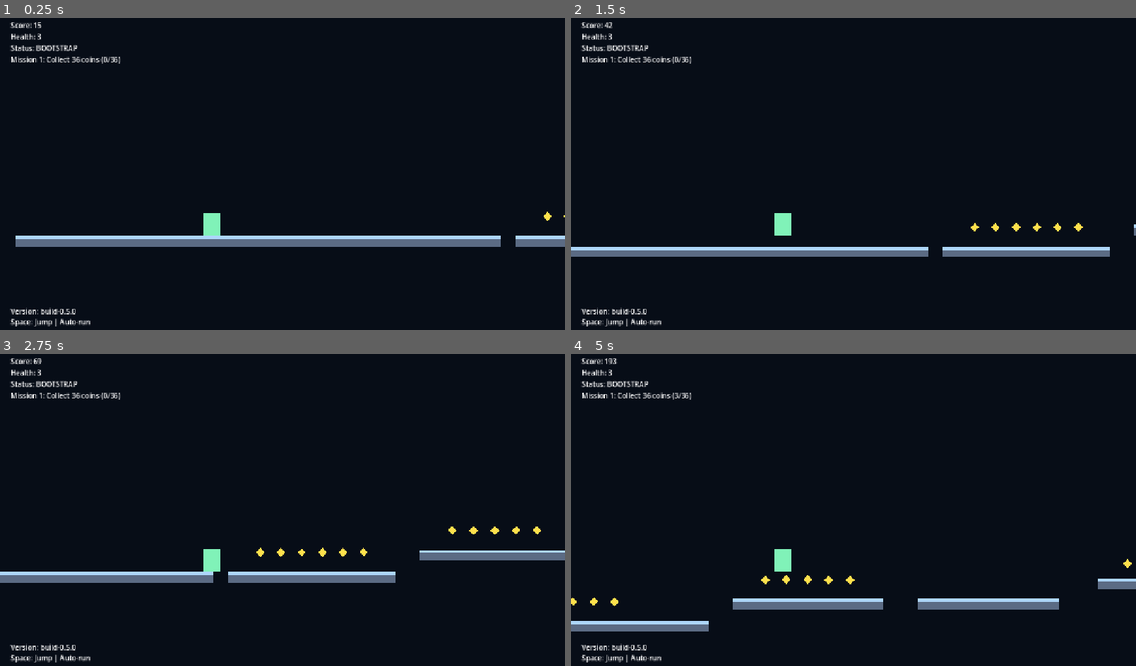
Above: before the commit, frames 1-4 (two rows, left to right).
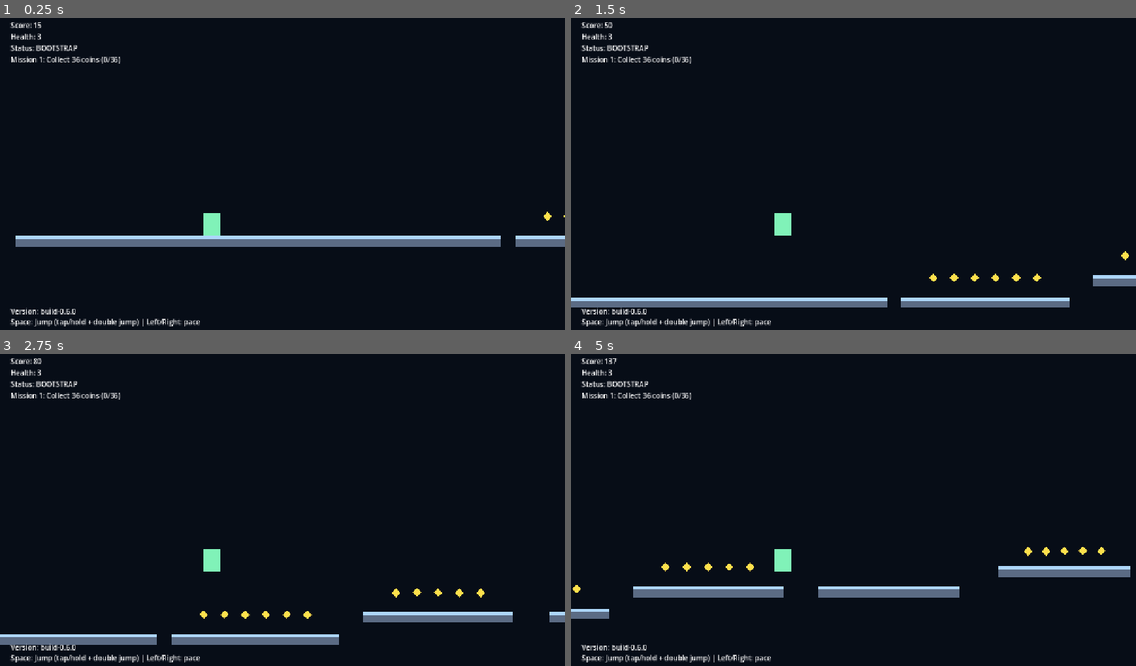
Above: after the commit, the same moments.

Repository: DKE-DEV-33/Endless-Runner-Redux
Game: Godot game, scene res://scenes/Main.tscn
Two runs of this game, one before a commit and one after it. Both use one fixed random seed, a clock stepped at 60 frames per second and the inputs below.
Inputs:
- Up to frame 1 (0.25 s): no input
- Up to frame 2 (1.5 s): hold Space (jump) 0.53-1.28 s; hold Right (ui_right) from 0.53 s (still down); tap Space (jump) at 1.35 s
- Up to frame 3 (2.75 s): tap Space (jump) at 1.52, 1.82 s; release Right (ui_right) at 2.03 s; hold Left (ui_left) from 2.03 s (still down); hold Space (jump) from 2.03 s (still down)
- Up to frame 4 (5 s): release Left (ui_left) at 2.78 s; release Space (jump) at 2.78 s; hold Right (ui_right) 2.78-4.28 s; tap Space (jump) at 2.85, 3.02, 3.32, 4.35, 4.52, 4.82 s; hold Space (jump) 3.53-4.28 s; hold Left (ui_left) from 4.28 s (still down)

The runs differ from the first frame. In frame 1, 0.4% of the frame differs, in the area x 9-36%, y 93-99%; in frame 2, 6.6%; in frame 3, 7.0%, in the area x 0-100%, y 1-99%; in frame 4, 6.7%.

Commit message:
Add pace control, double jump, and tap-vs-hold jump behavior

Diff:
--- a/scenes/Main.tscn
+++ b/scenes/Main.tscn
@@ -62,11 +62,11 @@
 offset_top = 690.0
 offset_right = 800.0
 offset_bottom = 718.0
-text = "Space: Jump | Auto-run"
+text = "Space: Jump (tap/hold + double jump) | Left/Right: pace"
 
 [node name="VersionLabel" type="Label" parent="CanvasLayer"]
 offset_left = 24.0
 offset_top = 666.0
 offset_right = 500.0
 offset_bottom = 694.0
-text = "Version: build-0.5.0"
+text = "Version: build-0.6.0"
--- a/scripts/main.gd
+++ b/scripts/main.gd
@@ -1,5 +1,5 @@
 extends Node2D
-const BUILD_VERSION: String = "build-0.5.0"
+const BUILD_VERSION: String = "build-0.6.0"
 
 const PLATFORM_THICKNESS: float = 24.0
 const PLAYER_AHEAD_SPAWN: float = 1650.0
@@ -66,7 +66,7 @@
 	health_label.text = "Health: %d" % health
 	status_label.text = "Status: BOOTSTRAP"
 	mission_label.text = _mission_text()
-	info_label.text = "Space: Jump | Auto-run"
+	info_label.text = "Space: Jump (tap/hold + double jump) | Left/Right: pace"
 	version_label.text = "Version: %s" % BUILD_VERSION
 
 func _process(delta: float) -> void:
@@ -349,7 +349,7 @@
 			mission_target = mini(130, 35 + (mission_tier * 10))
 		MissionType.NO_HIT_DISTANCE:
 			mission_target = mini(5200, 900 + (mission_tier * 420))
-	info_label.text = "Mission %d live | Space: Jump | Auto-run" % mission_tier
+	info_label.text = "Mission %d live | Space: jump skills | Left/Right: pace" % mission_tier
 
 func _update_mission_progress() -> void:
 	if mission_completed:
--- a/scripts/player.gd
+++ b/scripts/player.gd
@@ -1,23 +1,43 @@
 extends CharacterBody2D
 
-const RUN_SPEED := 260.0
+const BASE_RUN_SPEED := 260.0
+const MIN_RUN_SPEED := 170.0
+const MAX_RUN_SPEED := 370.0
+const SPEED_ADJUST_RATE := 520.0
+const SPEED_RECOVER_RATE := 340.0
 const GRAVITY := 1300.0
 const JUMP_VELOCITY := -520.0
 const EXTRA_JUMP_HOLD_FORCE := -900.0
 const MAX_JUMP_HOLD := 0.12
 const COYOTE_TIME := 0.09
 const JUMP_BUFFER := 0.12
+const MAX_AIR_JUMPS := 1
+const JUMP_RELEASE_CUT := 0.48
 
 var coyote_timer := 0.0
 var jump_buffer_timer := 0.0
 var jump_hold_timer := 0.0
+var air_jumps_used := 0
+var current_run_speed := BASE_RUN_SPEED
 
 func _physics_process(delta: float) -> void:
-	velocity.x = RUN_SPEED
+	var speed_dir: float = Input.get_axis("ui_left", "ui_right")
+	var target_run_speed: float = BASE_RUN_SPEED
+	var adjust_rate: float = SPEED_RECOVER_RATE
+	if speed_dir > 0.0:
+		target_run_speed = MAX_RUN_SPEED
+		adjust_rate = SPEED_ADJUST_RATE
+	elif speed_dir < 0.0:
+		target_run_speed = MIN_RUN_SPEED
+		adjust_rate = SPEED_ADJUST_RATE
+	current_run_speed = move_toward(current_run_speed, target_run_speed, adjust_rate * delta)
+
+	velocity.x = current_run_speed
 	velocity.y += GRAVITY * delta
 
 	if is_on_floor():
 		coyote_timer = COYOTE_TIME
+		air_jumps_used = 0
 	else:
 		coyote_timer = max(coyote_timer - delta, 0.0)
 
@@ -26,17 +46,24 @@
 	else:
 		jump_buffer_timer = max(jump_buffer_timer - delta, 0.0)
 
-	if jump_buffer_timer > 0.0 and coyote_timer > 0.0:
+	if jump_buffer_timer > 0.0 and (coyote_timer > 0.0 or air_jumps_used < MAX_AIR_JUMPS):
+		var used_ground_jump: bool = coyote_timer > 0.0
 		velocity.y = JUMP_VELOCITY
 		jump_buffer_timer = 0.0
 		coyote_timer = 0.0
 		jump_hold_timer = MAX_JUMP_HOLD
+		if not used_ground_jump:
+			air_jumps_used += 1
 
 	if Input.is_action_pressed("jump") and jump_hold_timer > 0.0 and velocity.y < 0.0:
 		velocity.y += EXTRA_JUMP_HOLD_FORCE * delta
 		jump_hold_timer -= delta
 	else:
 		jump_hold_timer = 0.0
+
+	# Short tap cuts upward velocity; holding jump preserves lift.
+	if Input.is_action_just_released("jump") and velocity.y < 0.0:
+		velocity.y *= JUMP_RELEASE_CUT
 
 	move_and_slide()
 
